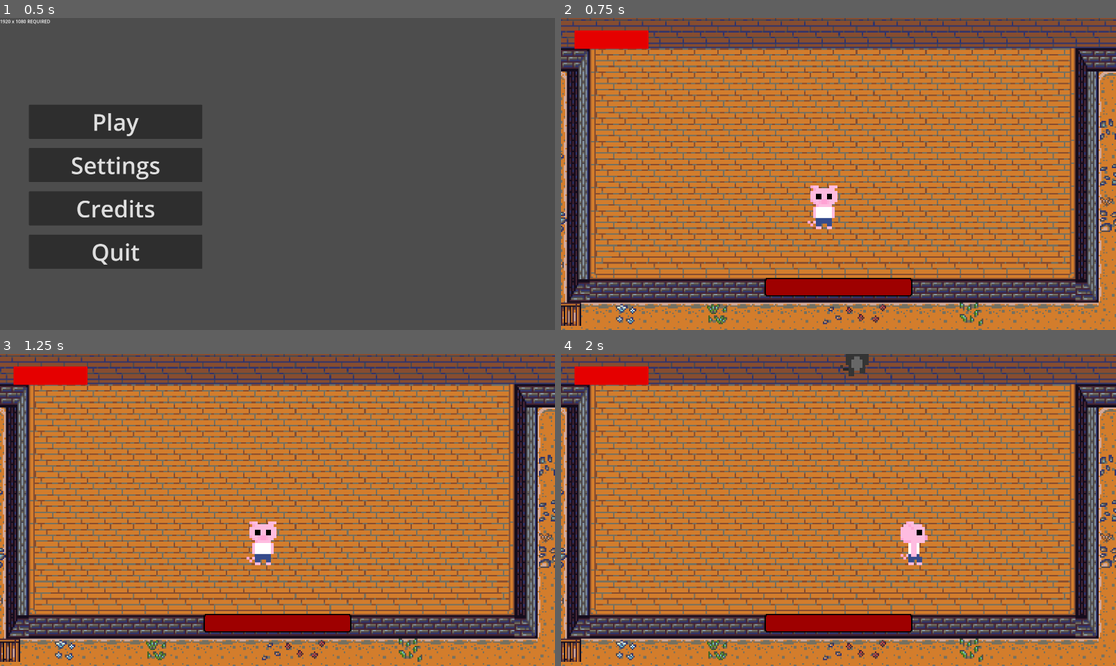
Above: before the commit, frames 1-4 (two rows, left to right).
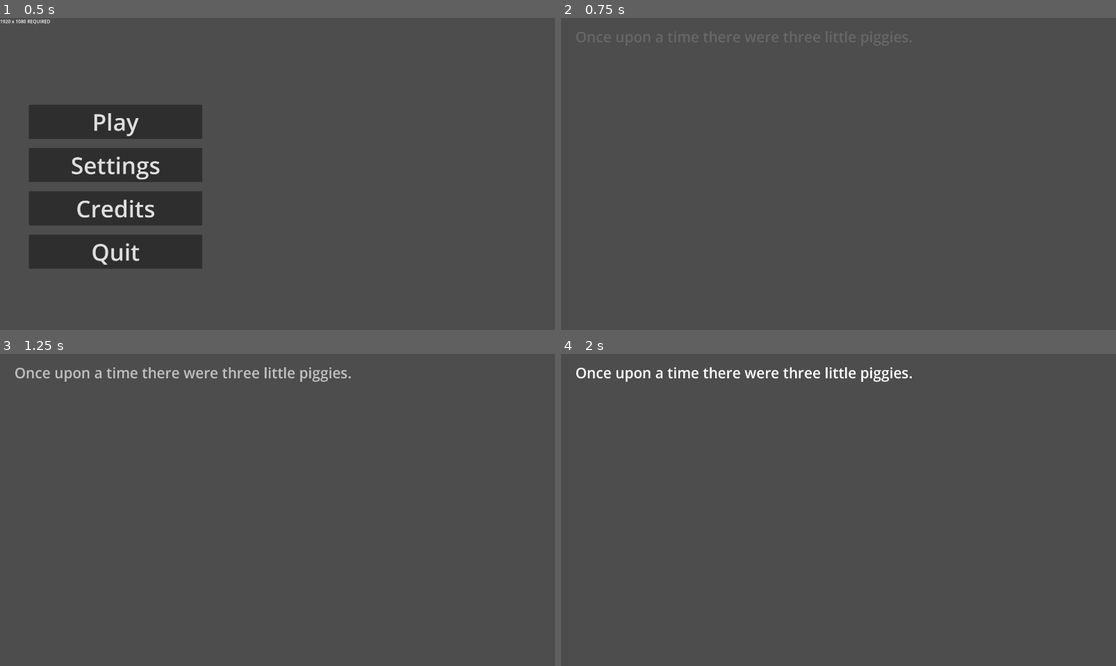
Above: after the commit, the same moments.

Repository: VeryVeryCoolName/atestathorror
Game: Godot game, scene res://Scenes/main_menu.tscn
The game is run twice, just before and just after one commit, with the same random seed, the same clock (stepped at 60 frames per second) and the same inputs. Sound files missing from this copy of the repository are replaced by a short silence.
Inputs:
- Up to frame 1 (0.5 s): no input
- Up to frame 2 (0.75 s): click "Play" at 0.5 s
- Up to frame 3 (1.25 s): no input
- Up to frame 4 (2 s): hold D (MoveRight) from 1.28 s (still down); tap Z (Attack) at 1.35 s

Frame 1 is identical in both runs. In frame 2, 95% of the frame differs, in the area x 0-100%, y 0-100%; in frame 3, 95%; in frame 4, 95%.

Commit message:
Intro implementat

Diff:
--- a/Scripts/Into_Cutscene_Text_Fade.gd
+++ b/Scripts/Into_Cutscene_Text_Fade.gd
@@ -1,5 +1,6 @@
 extends Node
 
+@export var introtimer = 18
 @export var animationPlayer1 : AnimationPlayer
 @export var animationPlayer2 : AnimationPlayer
 @export var animationPlayer3 : AnimationPlayer
@@ -12,3 +13,5 @@
 	animationPlayer3.play("fade_in3")
 	animationPlayer4.play("fade_in4")
 	animationPlayer5.play("fade_in5")
+	await get_tree().create_timer(introtimer).timeout
+	get_tree().change_scene_to_file("res://Scenes/game.tscn")
--- a/Scripts/main_menu.gd
+++ b/Scripts/main_menu.gd
@@ -6,7 +6,7 @@
 		AudioManager.play_stream(target_stream)
 
 func _on_play_pressed() -> void:
-	get_tree().change_scene_to_file("res://Scenes/game.tscn")
+	get_tree().change_scene_to_file("res://Scenes/intro_lore.tscn")
 
 func _on_settings_pressed() -> void:
 	get_tree().change_scene_to_file("res://Scenes/settings.tscn")
